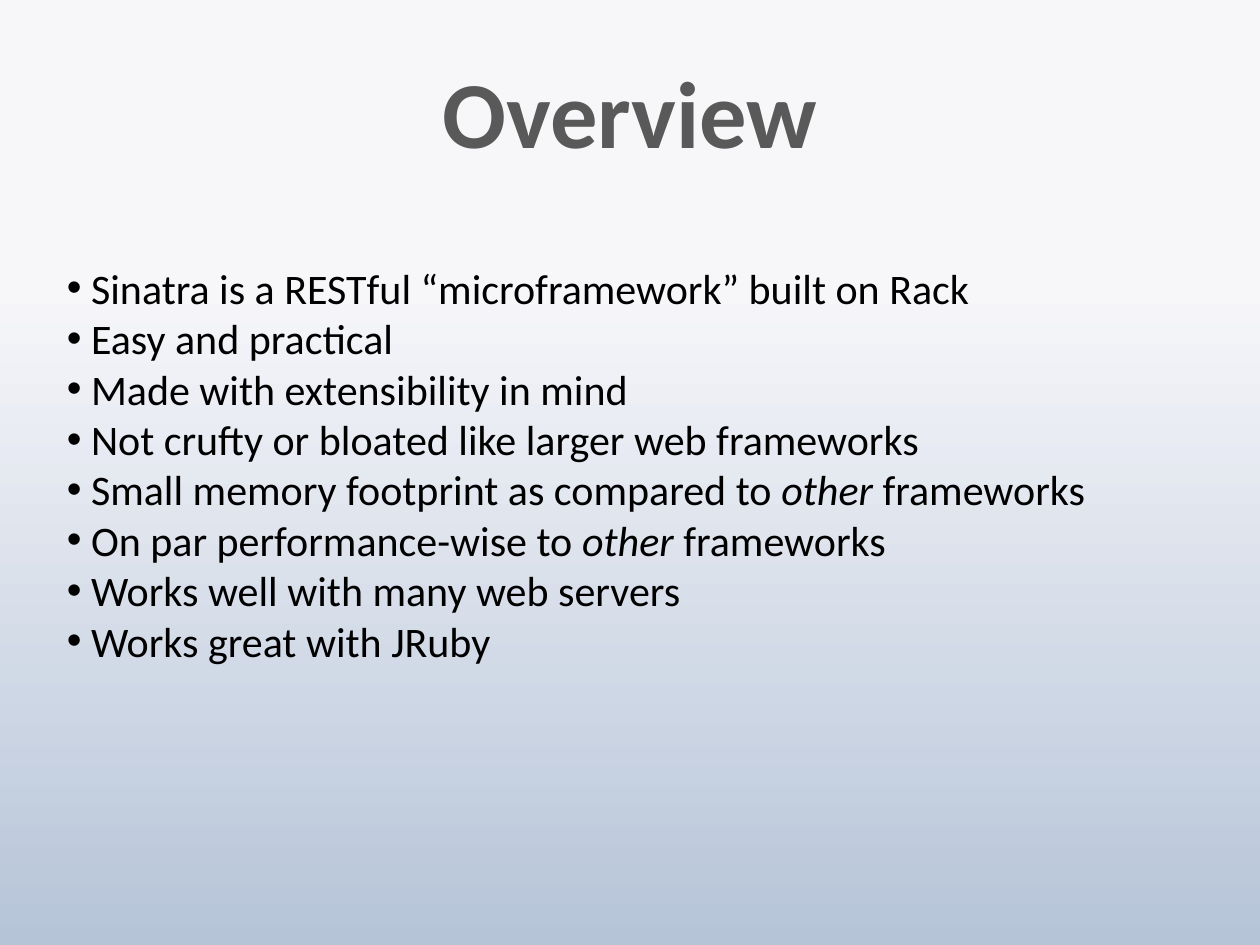
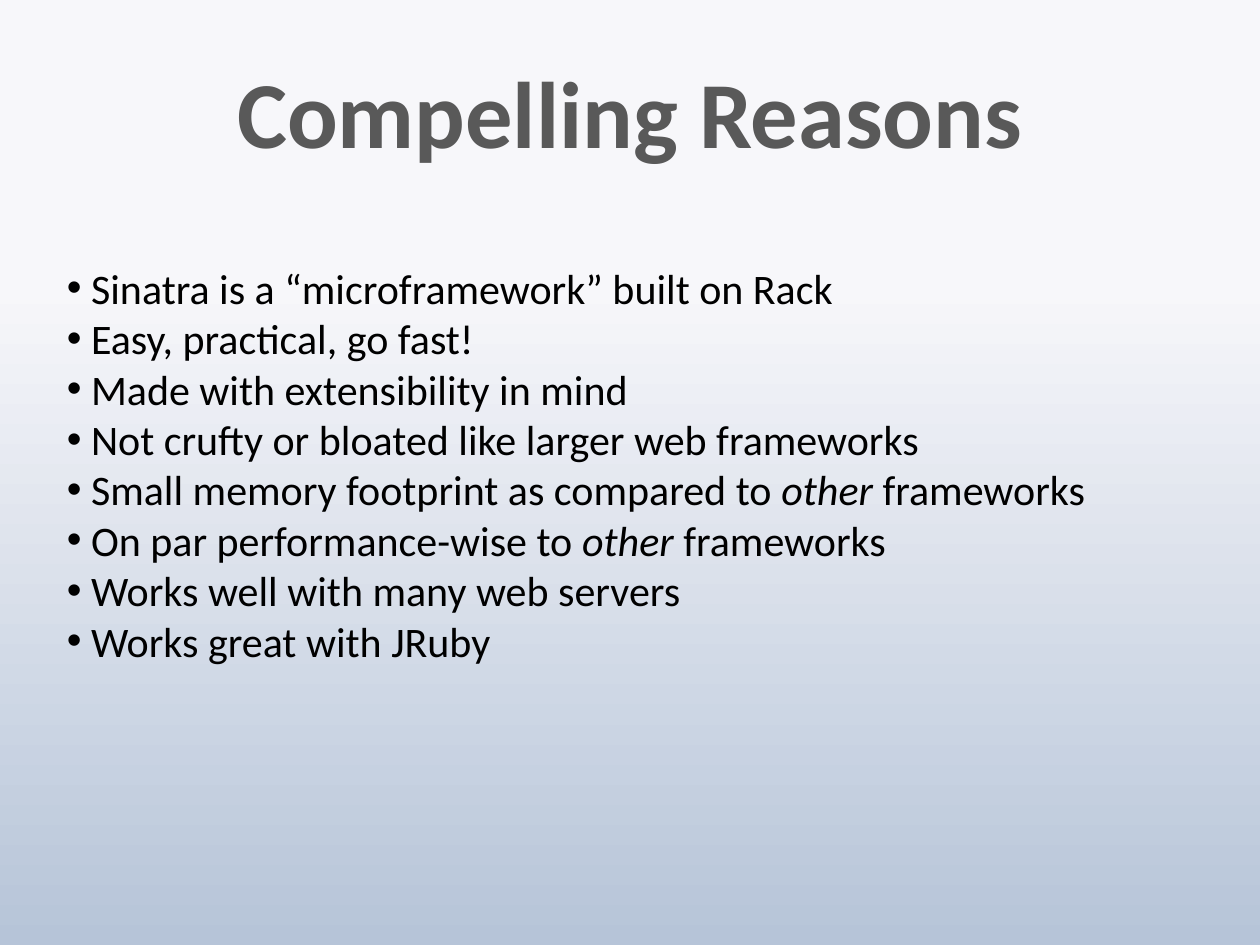
Before and after one commit to techwhizbang/sinatra_slideshow, a slide deck: slide 3 of sinatra.pptx. Drawn at 1260x945 pixels with LibreOffice and Linux fonts; fonts in the diff are those of the drawing. Boxes give left, top, right and bottom in pixels: in the first picture for what was removed or moved away, otherwise in the second. Text is boxed around its words. In the diff, an @@ line names an element or a change of style, - is before the commit and + after.

```diff
--- a/sinatra.pptx
+++ b/sinatra.pptx
@@ title at <box>237,81,1022,164</box>: text changed @@
-Overview
+Compelling Reasons
@@ text at <box>91,274,833,362</box>: text changed @@
-• Sinatra is a RESTful “microframework” built on Rack
-• Easy and practical
+• Sinatra is a “microframework” built on Rack
+• Easy, practical, go fast!
```
Also in this commit, not shown: 5 other slides changed, 3 slides added, 6 slides removed, 1 other file.
